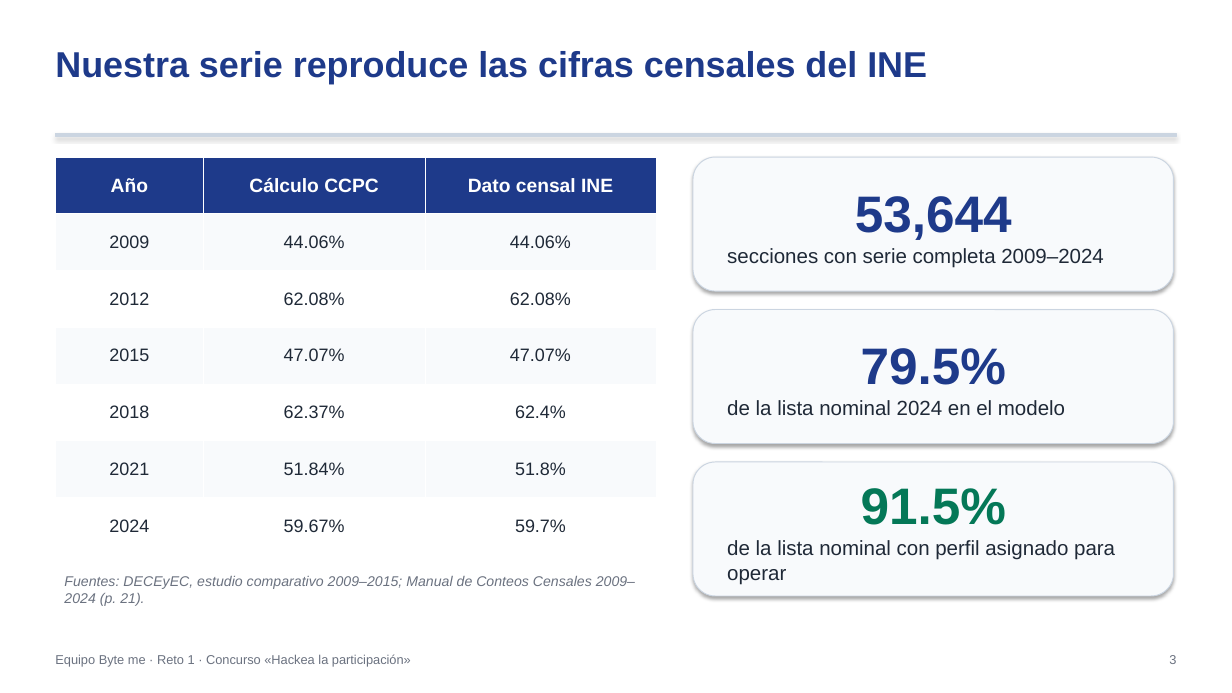
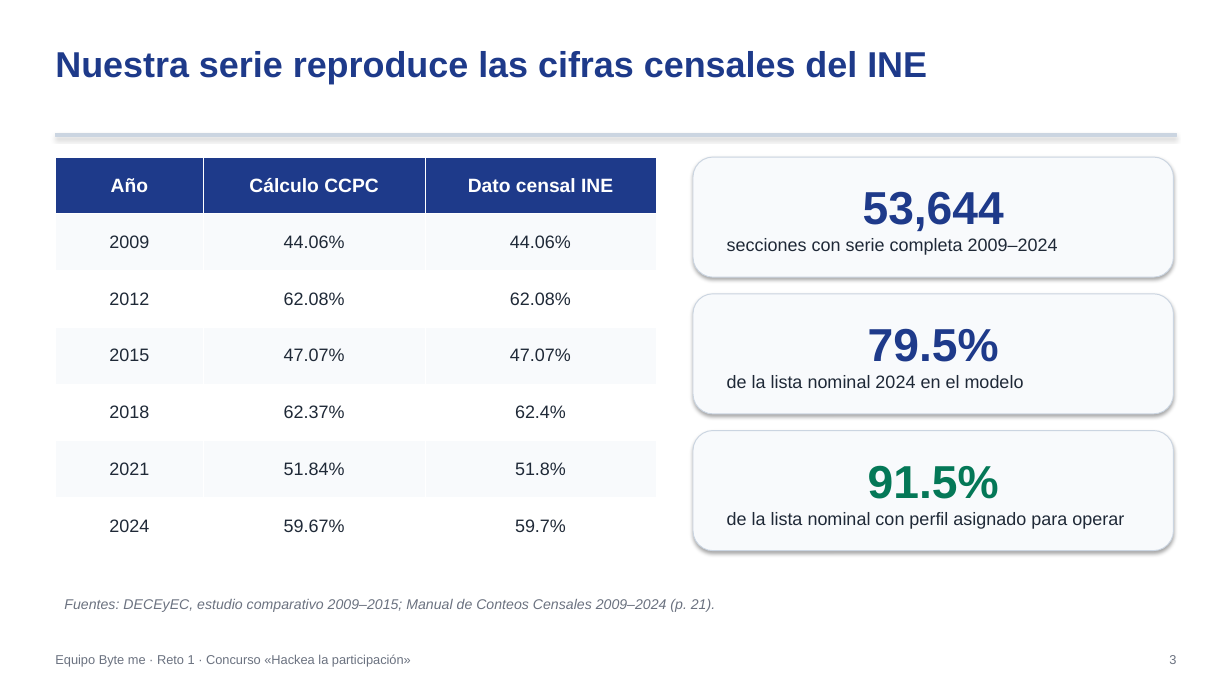
Before and after one commit to Johanan1113/Hackaton_INE_byte_me, a slide deck: slide 3 of entrega_ByteMe_Reto1/Presentacion_Ejecutiva_ByteMe.pptx. Drawn at 1232x693 pixels with LibreOffice and Linux fonts; fonts in the diff are those of the drawing. Boxes give left, top, right and bottom in pixels: in the first picture for what was removed or moved away, otherwise in the second. Text is boxed around its words. In the diff, an @@ line names an element or a change of style, - is before the commit and + after.

```diff
--- a/entrega_ByteMe_Reto1/Presentacion_Ejecutiva_ByteMe.pptx
+++ b/entrega_ByteMe_Reto1/Presentacion_Ejecutiva_ByteMe.pptx
@@ rounded rectangle "53,644": place and size @@
-rounded rectangle "53,644" at [693, 157, 1174, 291]
+rounded rectangle "53,644" at [693, 157, 1174, 277]
@@ rounded rectangle "53,644" at [693, 157, 1174, 277]: size 40 to 36 pt in "53,644"; size 16 to 14 pt in "secciones con serie completa 2009–2024" @@
@@ rounded rectangle "79.5%": place and size @@
-rounded rectangle "79.5%" at [693, 310, 1174, 444]
+rounded rectangle "79.5%" at [693, 294, 1174, 414]
@@ rounded rectangle "79.5%" at [693, 294, 1174, 414]: size 40 to 36 pt in "79.5%"; size 16 to 14 pt in "de la lista nominal 2024 en el ..." @@
@@ rounded rectangle "91.5%": place and size @@
-rounded rectangle "91.5%" at [693, 462, 1174, 596]
+rounded rectangle "91.5%" at [693, 431, 1174, 551]
@@ rounded rectangle "91.5%" at [693, 431, 1174, 551]: size 40 to 36 pt in "91.5%"; size 16 to 14 pt in "de la lista nominal con perfil asignado ..." @@
@@ text "Fuentes: DECEyEC, estudio comparativo 2009–2015; ..." rewrapped from [64, 576, 635, 606] to [64, 599, 715, 612] @@
```
Also in this commit, not shown: 6 other slides changed, 13 other files.
